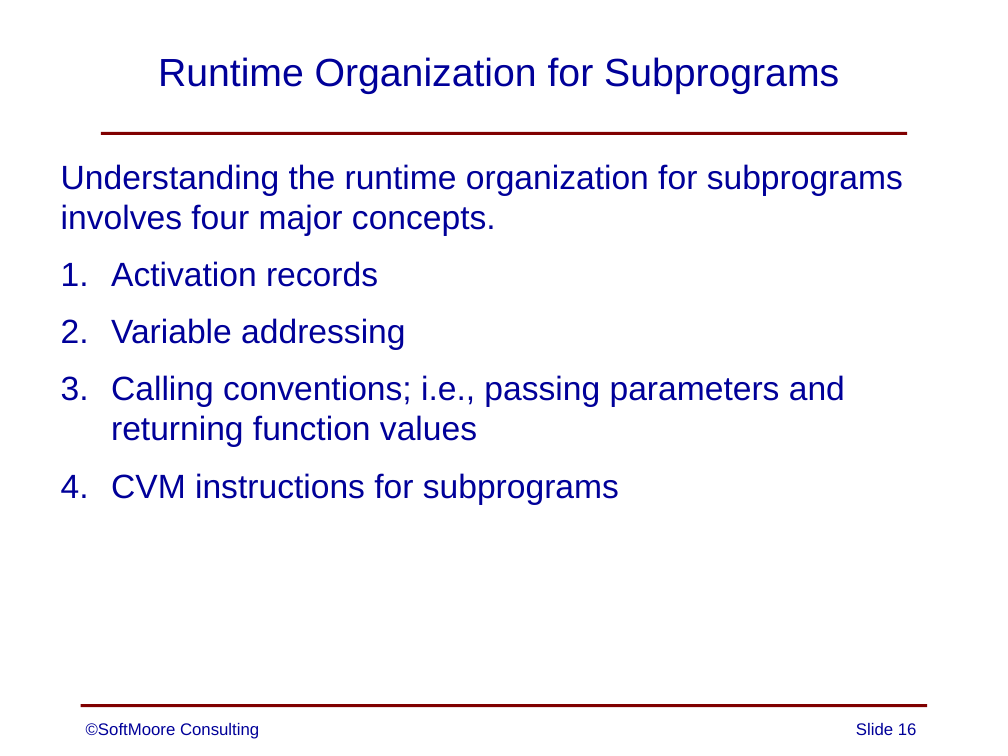
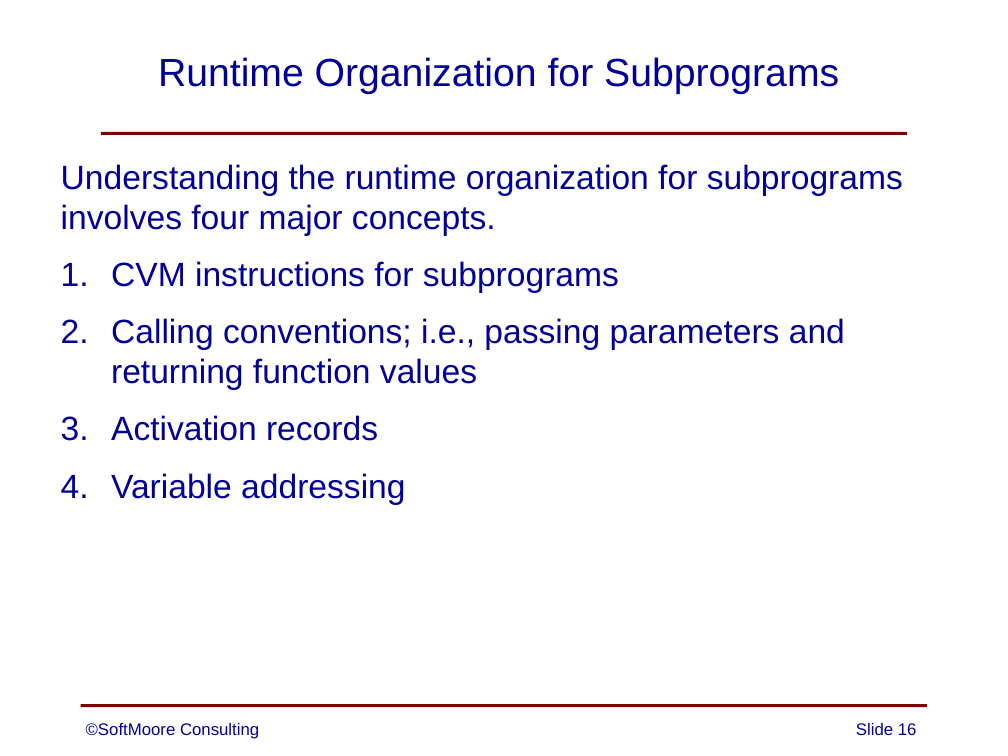
Before and after one commit to SoftMoore/CPRL-Java-3rd, a slide deck: slide 16 of PowerPoints/13 - Subprograms.pptx. Drawn at 1008x756 pixels with LibreOffice and Linux fonts; fonts in the diff are those of the drawing. Boxes give left, top, right and bottom in pixels: in the first picture for what was removed or moved away, otherwise in the second. Text is boxed around its words. In the diff, an @@ line names an element or a change of style, - is before the commit and + after.

```diff
--- a/PowerPoints/13 - Subprograms.pptx
+++ b/PowerPoints/13 - Subprograms.pptx
@@ text at [111, 261, 845, 390]: paragraphs added @@
+1. CVM instructions for subprograms
+2. Calling conventions; i.e., passing parameters and returning function values
@@ text at [111, 375, 845, 505]: paragraphs removed @@
-3. Calling conventions; i.e., passing parameters and returning function values
-4. CVM instructions for subprograms
```
Also in this commit, not shown: 1 other slide changed, 2 other files.
